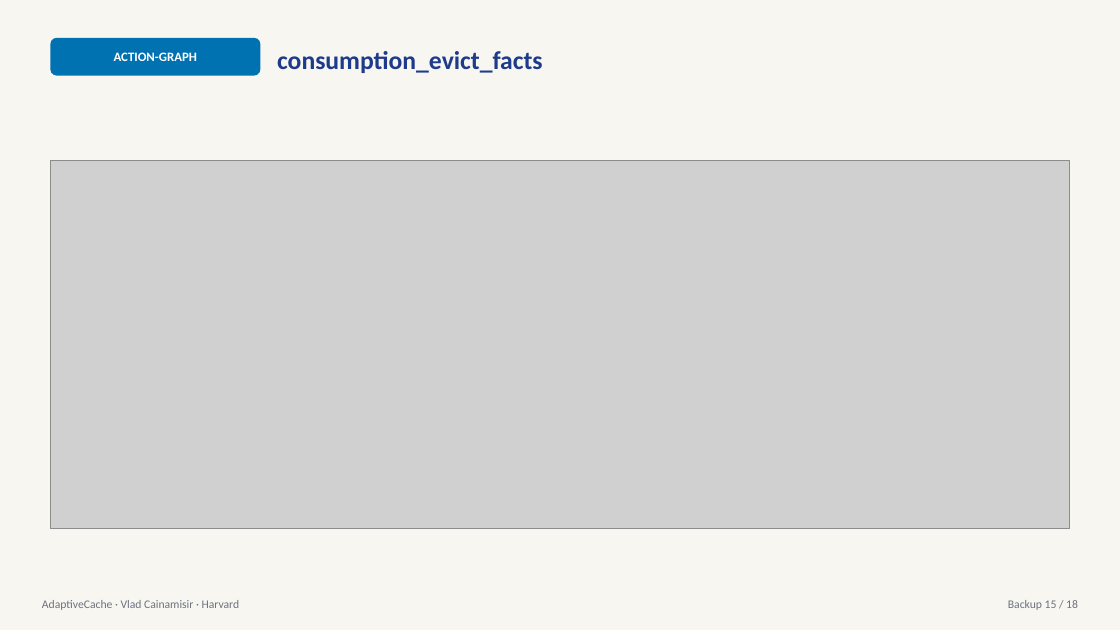
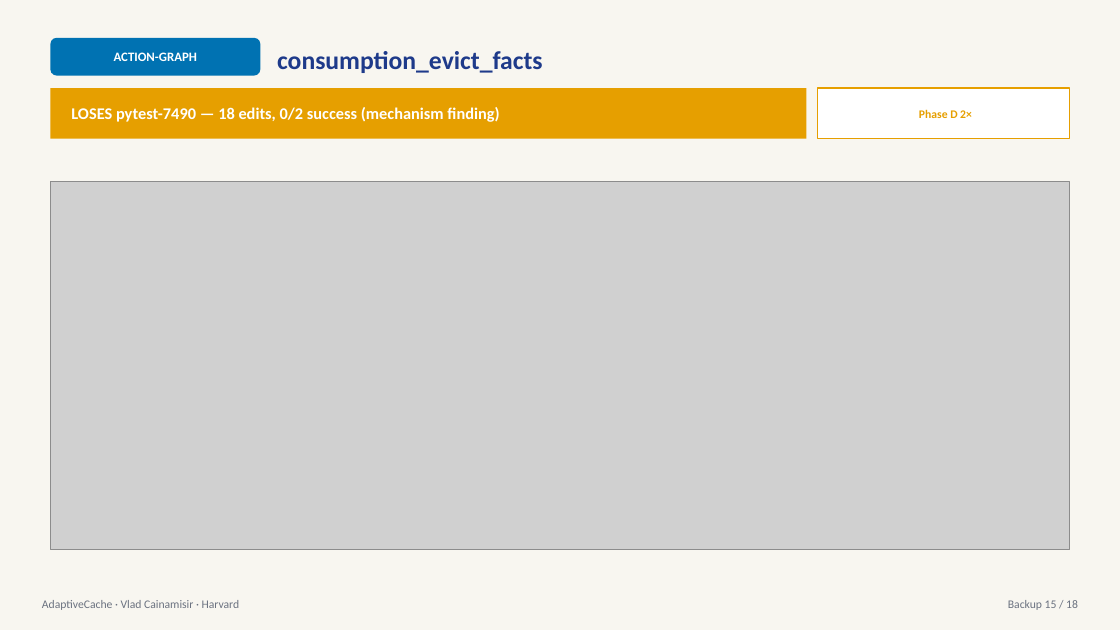
Before and after one commit to HarvardMadSys/cs2640_project_2026Spring, a slide deck: slide 15 of studies/lifetime_cost/reports/AdaptiveCache_appendix.pptx. Drawn at 1120x630 pixels with LibreOffice and Linux fonts; fonts in the diff are those of the drawing; grey boxes stand for pictures. Boxes give left, top, right and bottom in pixels: in the first picture for what was removed or moved away, otherwise in the second. Text is boxed around its words. In the diff, an @@ line names an element or a change of style, - is before the commit and + after.

```diff
--- a/studies/lifetime_cost/reports/AdaptiveCache_appendix.pptx
+++ b/studies/lifetime_cost/reports/AdaptiveCache_appendix.pptx
@@ rectangle added at <box>50,88,807,139</box>, fill #E69F00 @@
@@ rectangle added at <box>818,88,1070,139</box>, fill #FFFFFF, outline #E69F00 1.25 pt @@
@@ text added at <box>71,107,499,122</box>, 14 pt, text #FFFFFF, bold @@
+LOSES pytest-7490 — 18 edits, 0/2 success (mechanism finding)
@@ text added at <box>919,109,972,118</box>, 10 pt, text #E69F00, bold @@
+Phase D 2×
@@ picture: place and size @@
-picture at <box>50,160,1070,528</box>
+picture at <box>50,181,1070,549</box>
```
Also in this commit, not shown: 11 other slides changed, 2 other files.
